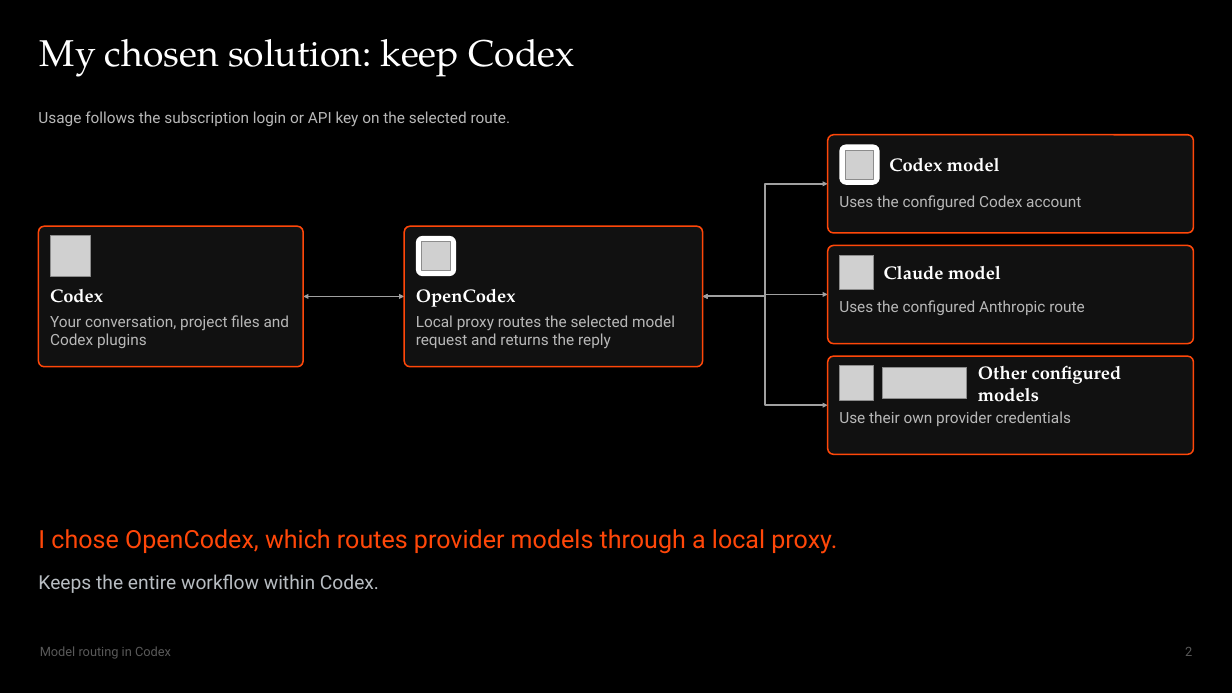
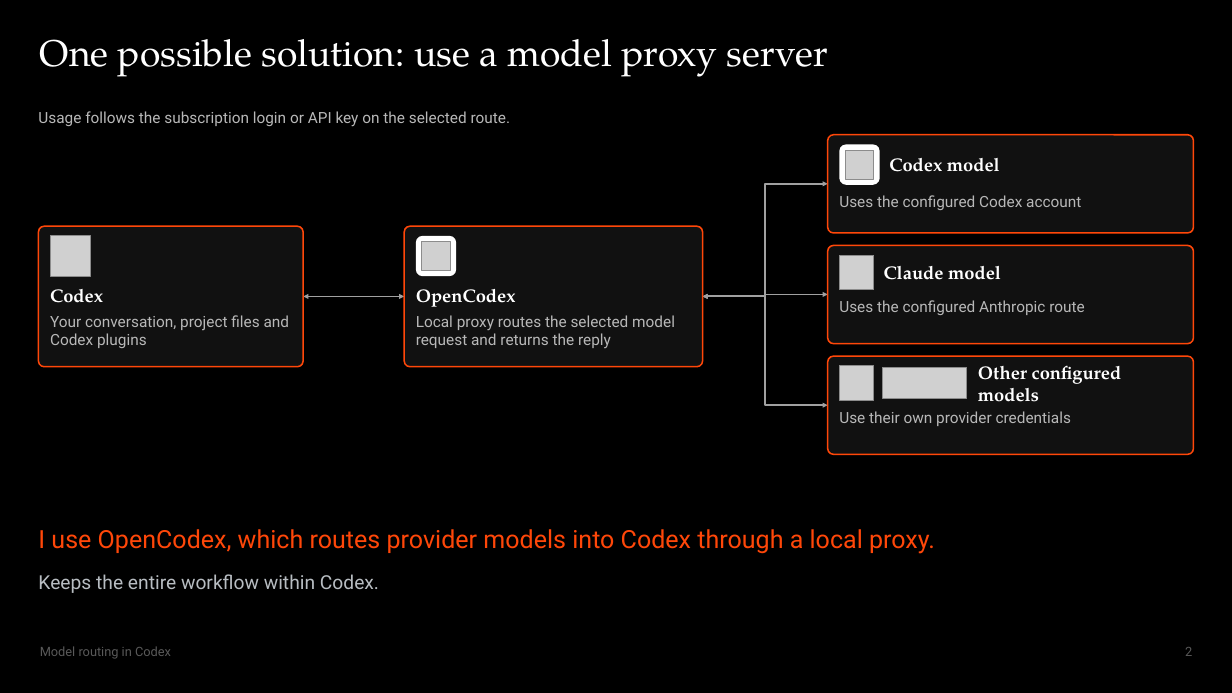
Before and after one commit to Max-FM/RDP-Train-the-Trainer-Workshop-2026, a slide deck: slide 2 of presentation/model-routing.pptx. Drawn at 1232x693 pixels with LibreOffice and Linux fonts; fonts in the diff are those of the drawing; grey boxes stand for pictures. Boxes give left, top, right and bottom in pixels: in the first picture for what was removed or moved away, otherwise in the second. Text is boxed around its words. In the diff, an @@ line names an element or a change of style, - is before the commit and + after.

Commit message:
docs(presentation): explain model proxies with OpenCodex as the example

```diff
--- a/presentation/model-routing.pptx
+++ b/presentation/model-routing.pptx
@@ title at box(40, 39, 828, 77): text changed @@
-My chosen solution: keep Codex
+One possible solution: use a model proxy server
@@ text at box(38, 529, 935, 554): text changed @@
-I chose OpenCodex, which routes provider models through a local proxy.
+I use OpenCodex, which routes provider models into Codex through a local proxy.
```
